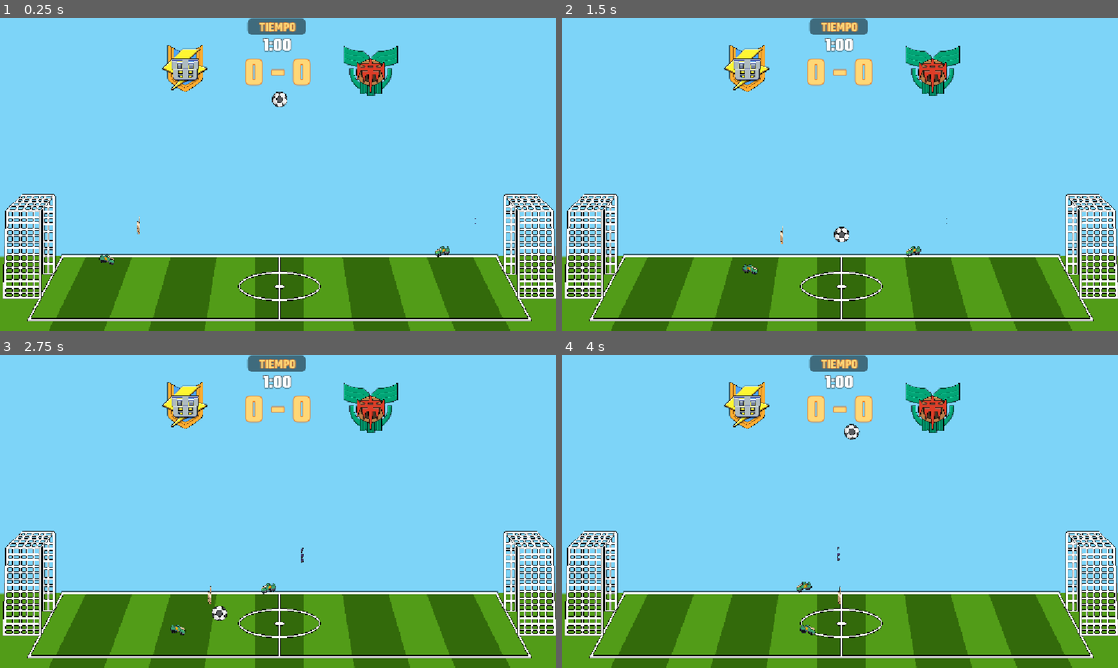
Above: before the commit, frames 1-4 (two rows, left to right).
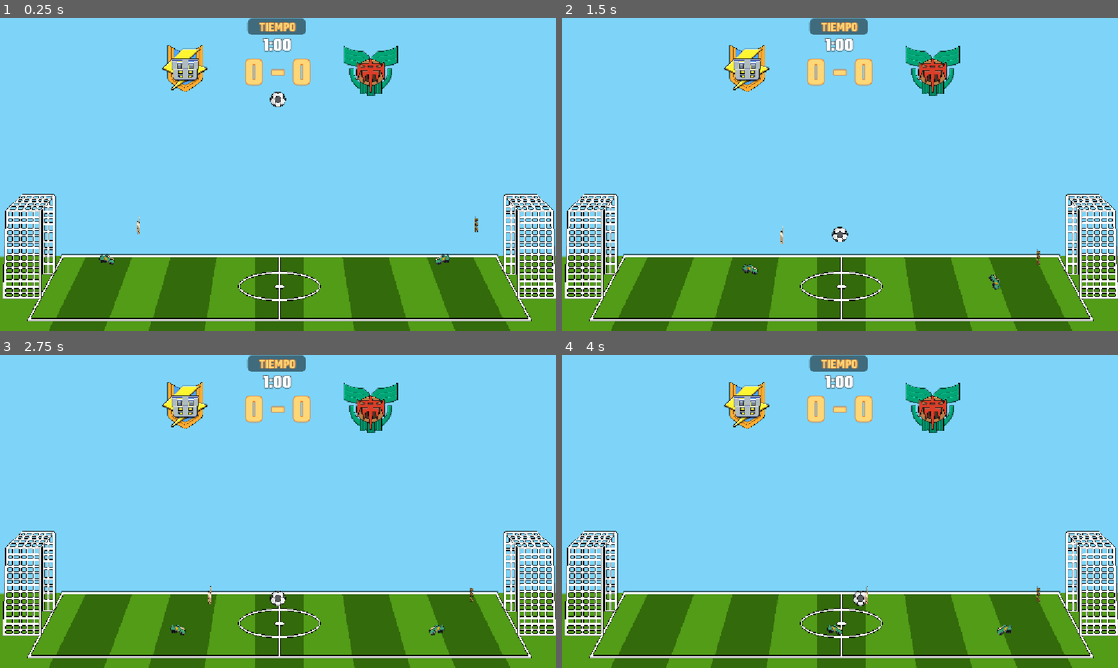
Above: after the commit, the same moments.

Repository: pedrobp17/head-soccer
Game: Godot game, scene res://Escenas/objetos_campo/campo.tscn
Same seed, same stepped clock (60 frames per second), same inputs: the game is played once before the commit and once after it. The project has no main scene, so this scene is started directly.
Inputs:
- Up to frame 1 (0.25 s): no input
- Up to frame 2 (1.5 s): hold Right (p1_right) from 0.53 s (still down); tap Space (p1_kick) at 0.6 s; tap Up (p1_jump) at 0.77 s; tap F (p2_kick) at 1.35 s
- Up to frame 3 (2.75 s): tap Up (p1_jump) at 1.52 s; release Right (p1_right) at 2.03 s; hold Left (p1_left) from 2.03 s (still down); tap A (p2_left) at 2.1 s
- Up to frame 4 (4 s): release Left (p1_left) at 2.78 s; hold Right (p1_right) from 2.78 s (still down); tap D (p2_right) at 2.85 s; tap Up (p1_jump) at 3.02, 3.77 s; tap Space (p1_kick) at 3.6 s

The runs differ from the first frame. In frame 1, 0.2% of the frame differs, in the area x 48-86%, y 23-79%; in frame 2, 0.2%; in frame 3, 0.4%; in frame 4, 0.5%, in the area x 42-86%, y 22-90%.
Error after the commit: Parse Error: Identifier "delta" not declared in the current scope. (res://Scripts/jugador/estados_jugador/estado_jugador_aturdido.gd:21)

Commit message:
implementacion sistema de vida y retocando estado de aturdimiento

Diff:
--- a/Escenas/jugador/Pie.tscn
+++ b/Escenas/jugador/Pie.tscn
@@ -6,6 +6,10 @@
 [sub_resource type="CapsuleShape2D" id="CapsuleShape2D_j6m78"]
 radius = 18.08482
 height = 48.14309
+
+[sub_resource type="CapsuleShape2D" id="CapsuleShape2D_a8ku5"]
+radius = 20.0797
+height = 52.309166
 
 [node name="Pie" type="Area2D" unique_id=574838392]
 collision_layer = 8
@@ -23,3 +27,16 @@
 scale = Vector2(1.08, 1.08)
 skew = 0.34906584
 shape = SubResource("CapsuleShape2D_j6m78")
+
+[node name="DetectorDaño" type="Area2D" parent="." unique_id=1554871657]
+unique_name_in_owner = true
+collision_layer = 0
+collision_mask = 0
+monitoring = false
+monitorable = false
+
+[node name="CollisionShape2D" type="CollisionShape2D" parent="DetectorDaño" unique_id=1017046732]
+position = Vector2(-4.000002, 38)
+rotation = -2.4609141
+skew = 0.34906584
+shape = SubResource("CapsuleShape2D_a8ku5")
--- a/Escenas/jugador/jugador.tscn
+++ b/Escenas/jugador/jugador.tscn
@@ -77,12 +77,13 @@
 }
 
 [node name="jugador" type="CharacterBody2D" unique_id=250287789]
-collision_mask = 7
+collision_layer = 0
+collision_mask = 6
 script = ExtResource("1_pxu2a")
-esquema_control = null
 
 [node name="Pie" parent="." unique_id=425747068 instance=ExtResource("3_3bpyk")]
 position = Vector2(-11, 7)
+collision_mask = 2
 
 [node name="cuerpo" type="Sprite2D" parent="." unique_id=5466215]
 unique_name_in_owner = true
--- a/Escenas/objetos_campo/campo.tscn
+++ b/Escenas/objetos_campo/campo.tscn
@@ -91,7 +91,7 @@
 visitante = "AxelBlaze"
 
 [node name="Pelota" parent="ContenedorPersonajes" unique_id=279367134 instance=ExtResource("6_fj5fn")]
-position = Vector2(0, -536)
+position = Vector2(-6, -536)
 
 [node name="Apariciones" type="Node2D" parent="ContenedorPersonajes" unique_id=1211540772]
 unique_name_in_owner = true
--- a/Scripts/jugador/Player.gd
+++ b/Scripts/jugador/Player.gd
@@ -1,6 +1,8 @@
 extends CharacterBody2D
 class_name  Jugador
 
+const CAPA_VISITANTE := 5
+const CAPA_LOCAL := 1
 const FUERZA_CABEZAZO := 60
 const BANDO : Dictionary = {
 	"visitante" : -1,
@@ -31,10 +33,10 @@
 	set_imagen_personaje()
 	cambiar_estado(Estado.JUGANDO)
 	setup_comportamiento_ia()
-	pie.setup_fuerza(self.estadisticas.get_estadistica("golpe"))
 	posicion_aparicion = position
+	pie.setup( estadisticas.get_estadistica("golpe"), CAPA_LOCAL if !es_visitante else CAPA_VISITANTE)
 
-func _physics_process(delta: float) -> void:
+func _physics_process(_delta: float) -> void:
 
 	move_and_slide()
 	comprobar_colisiones()
@@ -79,8 +81,21 @@
 	equipo = jugador_data.equipo
 	es_visitante = bool( BANDO["visitante"] - identificador_bando )
 	pelota = _pelota
+	set_capas_deteccion(es_visitante)
 
 func setup_comportamiento_ia() -> void:
 	comportamiento_ia.setup(self, pelota)
 	comportamiento_ia.name = "Comportamiento IA"
 	add_child(comportamiento_ia)
+
+func set_capas_deteccion( jugador_es_visitante : bool):
+	if !jugador_es_visitante:
+		set_collision_mask_value(CAPA_LOCAL, true)
+		set_collision_layer_value(CAPA_VISITANTE, true)
+	else:
+		set_collision_mask_value(CAPA_VISITANTE, true)
+		set_collision_layer_value(CAPA_LOCAL, true)
+
+func tomar_daño( daño : float ):
+	estadisticas.modificar("vida", -daño)
+	print("vida" + str(estadisticas.get_estadistica("vida")))
--- a/Scripts/jugador/estados_jugador/estado_jugador_aturdido.gd
+++ b/Scripts/jugador/estados_jugador/estado_jugador_aturdido.gd
@@ -2,13 +2,20 @@
 extends EstadoJugador
 
 const DURACION_ATURDIMIENTO := 2000
-
+const DISTANCIA_KNOCK_BACK := 400
+const FUERZA_KNOCK_BACK := -250
 var tiempo_inicio_aturdimiento := Time.get_ticks_msec()
 
 func _enter_tree() -> void:
 	#animacion_jugador.play("aturdimiento")
+	knockback()
 	tiempo_inicio_aturdimiento = Time.get_ticks_msec()
 
 func _process(delta: float) -> void:
 	if Time.get_ticks_msec() - tiempo_inicio_aturdimiento > DURACION_ATURDIMIENTO:
-		EventBus.peticion_transmision_estado.emit(Jugador.Estado.JUGANDO)
+		jugador.estadisticas.reset_estadistica("vida")
+		peticion_transmision_estado.emit(Jugador.Estado.JUGANDO)
+
+func knockback() -> void:
+	if not jugador.is_on_floor():
+		jugador.velocity += jugador.get_gravity() * delta
--- a/Scripts/jugador/estados_jugador/estado_jugador_movimiento.gd
+++ b/Scripts/jugador/estados_jugador/estado_jugador_movimiento.gd
@@ -5,7 +5,8 @@
 # Called when the node enters the scene tree for the first time.
 func _process(delta: float) -> void:
 	if jugador.esquema_control == Jugador.ControlScheme.IA:
-		comportamiento_ia.process_ia()
+		#comportamiento_ia.process_ia()
+		pass
 	else:
 		movimiento_player(delta)
 	jugador.animacion()
@@ -30,5 +31,5 @@
 	if KeyUtils.is_action_just_pressed( jugador.esquema_control, KeyUtils.Accion.PATADA ):
 		jugador.pie.golpear()
 
-	#if jugador.estadisticas.get_estadistica("vida") == 0:
-	#	EventBus.peticion_transmision_estado(Jugador.Estado.ATURDIDO)
+	if jugador.estadisticas.get_estadistica("vida") <= 0:
+		peticion_transmision_estado.emit(Jugador.Estado.ATURDIDO)
--- a/Scripts/jugador/estructura_datos/controlador_estadisticas.gd
+++ b/Scripts/jugador/estructura_datos/controlador_estadisticas.gd
@@ -16,12 +16,16 @@
 func inicializar( estadisticas_jugador : Dictionary ) -> void:
 	estadisticas_normales = estadisticas_jugador.duplicate()
 
-func modificar( estadistica : String, modificacion : int) -> void:
+func modificar( estadistica : String, modificacion : float) -> void:
 	if not estadisticas_modificadas.has(estadistica):
-		estadisticas_modificadas[estadistica] = 0
-	estadisticas_modificadas[estadistica] = modificacion
+		estadisticas_modificadas[estadistica] = estadisticas_normales
+	estadisticas_modificadas[estadistica] += modificacion
 
 func get_estadistica( estadistica : String) -> float:
 	if estadisticas_modificadas.has(estadistica):
 		return estadisticas_modificadas[estadistica]
 	return (estadisticas_normales[estadistica] / base) * constantes[estadistica]
+
+func reset_estadistica( estadistica : String) ->void:
+	if estadisticas_modificadas.has(estadistica):
+		estadisticas_modificadas.erase(estadistica)
--- a/Scripts/jugador/pie.gd
+++ b/Scripts/jugador/pie.gd
@@ -1,11 +1,15 @@
 extends Area2D
 
+const DAÑO_VIDA := 10.0
+
+@onready var detector_daño : Area2D = %"DetectorDaño"
+
 var golpeando = false
-var fuerza := 0
+var fuerza := 0.0
 # Called when the node enters the scene tree for the first time.
 func _ready() -> void:
 	body_entered.connect(_on_body_entered)
-
+	detector_daño.body_entered.connect(_on_body_entered_detector_daño)
 #Make the action of rotation of the foot
 func golpear():
 	if golpeando:
@@ -13,12 +17,14 @@
 
 	var tween = create_tween()
 	golpeando = true
+	detector_daño.monitoring = true
 
 	tween.tween_property(self, "rotation", deg_to_rad(scale.x * 90),  0.12)
 	tween.tween_property(self, "rotation", deg_to_rad(0),  0.18)
 
 	golpeando = false
-
+	await tween.finished
+	detector_daño.monitoring = false
 
 #Transmit the contact signal
 func _on_body_entered(body: Node2D) -> void:
@@ -26,8 +32,13 @@
 		var normal = (body.global_position - global_position).normalized()
 		EventBus.golpear_pelota.emit(normal, true, fuerza)
 
+func _on_body_entered_detector_daño(body : Node2D) -> void:
+	if body is Jugador:
+		body.tomar_daño(DAÑO_VIDA)
+
 func set_sprite( es_visitante : int) -> void:
 	scale.x = es_visitante
 
-func setup_fuerza(_fuerza : float):
+func setup(_fuerza : float, capa_enemigo : int):
 	fuerza = _fuerza
+	detector_daño.set_collision_mask_value(capa_enemigo, true)
--- a/Scripts/objetos_campo/apariciones.gd
+++ b/Scripts/objetos_campo/apariciones.gd
@@ -15,9 +15,11 @@
 func _ready() -> void:
 	jugador_local = aparecer_jugador(local, Jugador.BANDO["local"])
 	jugador_visitante = aparecer_jugador(visitante, Jugador.BANDO["visitante"])
-	var jugador : Jugador = get_children().filter(func (p): return p is Jugador)[0]
-	jugador.esquema_control = Jugador.ControlScheme.P1
-	jugador.set_imagen_personaje()
+	#var jugador : Jugador = get_children().filter(func (p): return p is Jugador)[0]
+	jugador_local.esquema_control = Jugador.ControlScheme.P1
+	jugador_local.set_imagen_personaje()
+	jugador_visitante.esquema_control = Jugador.ControlScheme.P2
+	jugador_visitante.set_imagen_personaje()
 
 func aparecer_jugador( jugador : String, identificador_bando : int) -> Jugador:
 	var datos_jugador := DatosJugadores.get_jugador(jugador)
